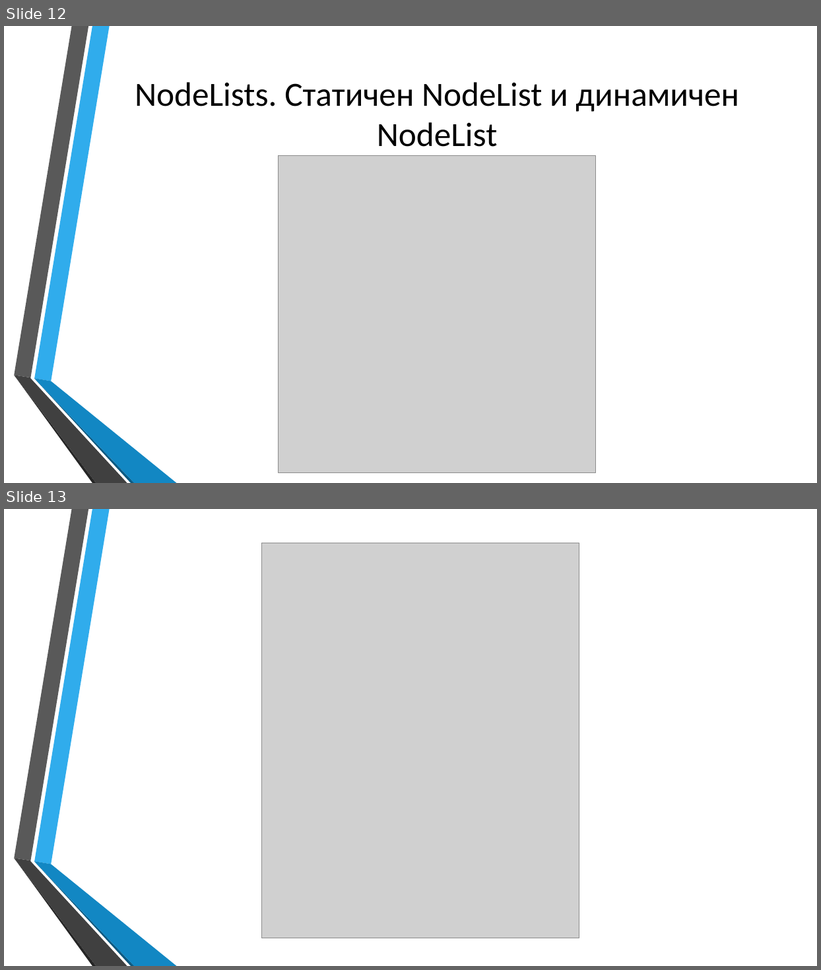
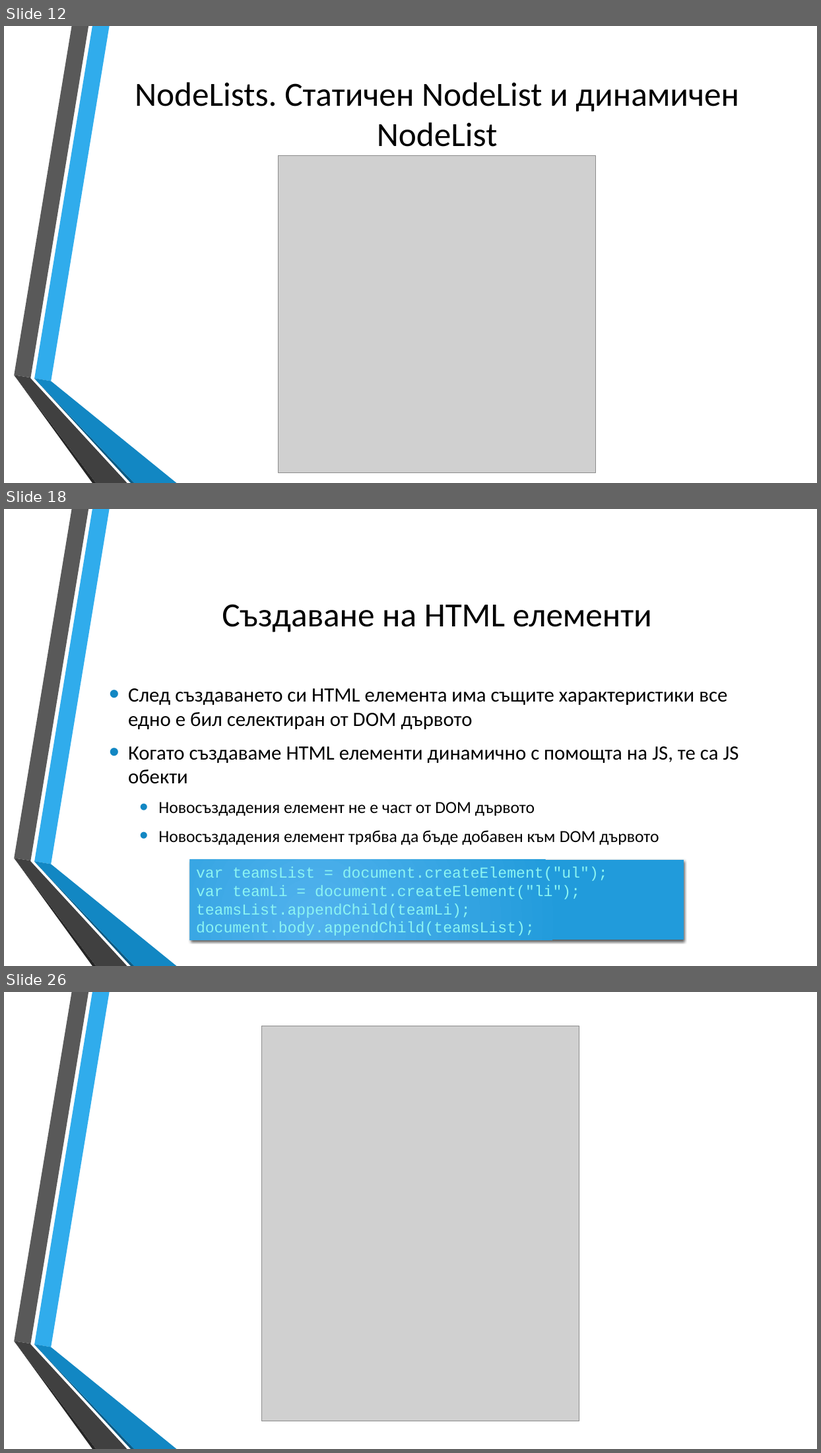
Before and after one commit to dnmitev/IT-Academy, a slide deck: JS Fundamentals/9.DOM&CSS/DOM&CSS.pptx. Shown one above the other, each under a label of ours: slides 12 and 13 before the commit, slides 12, 18 and 26 after it; the slides between them are not shown. The pictures are 821x970 and 821x1453 pixels, drawn with LibreOffice and Linux fonts; fonts in the diff are those of the drawing; grey boxes stand for pictures; background and template pictures are left out. Boxes give left, top, right and bottom in pixels: in the first picture for what was removed or moved away, otherwise in the second. Text is boxed around its words. In the diff, an @@ line names an element or a change of style, - is before the commit and + after.

```diff
--- a/JS Fundamentals/9.DOM&CSS/DOM&CSS.pptx
+++ b/JS Fundamentals/9.DOM&CSS/DOM&CSS.pptx
@@ slide 18 added at (x1=4, y1=509, x2=817, y2=966), background picture (left out); not listed: 6 template elements that a slide beside it also shows @@
@@ title added at (x1=222, y1=604, x2=652, y2=632), 40 pt, text #000000 @@
+Създаване на HTML елементи
@@ text added at (x1=128, y1=689, x2=739, y2=846), 24 pt, text #000000 @@
+• След създаването си HTML елемента има същите характеристики все едно е бил селектиран от DOM дървото
+• Когато създаваме HTML елементи динамично с помощта на JS, те са JS обекти
+  • Новосъздадения елемент не е част от DOM дървото
+  • Новосъздадения елемент трябва да бъде добавен към DOM дървото
@@ rectangle added at (x1=190, y1=860, x2=684, y2=940), fill gradient #51B3ED to #219CDB, 18 pt, text #8CF4F2 @@
+var teamsList = document.createElement("ul");
+var teamLi = document.createElement("li");
+teamsList.appendChild(teamLi);
+document.body.appendChild(teamsList);
@@ what was slide 13 is now slide 26 @@
```
Also in this commit, not shown: 1 slide changed, 12 other slides added, 9 other files.
